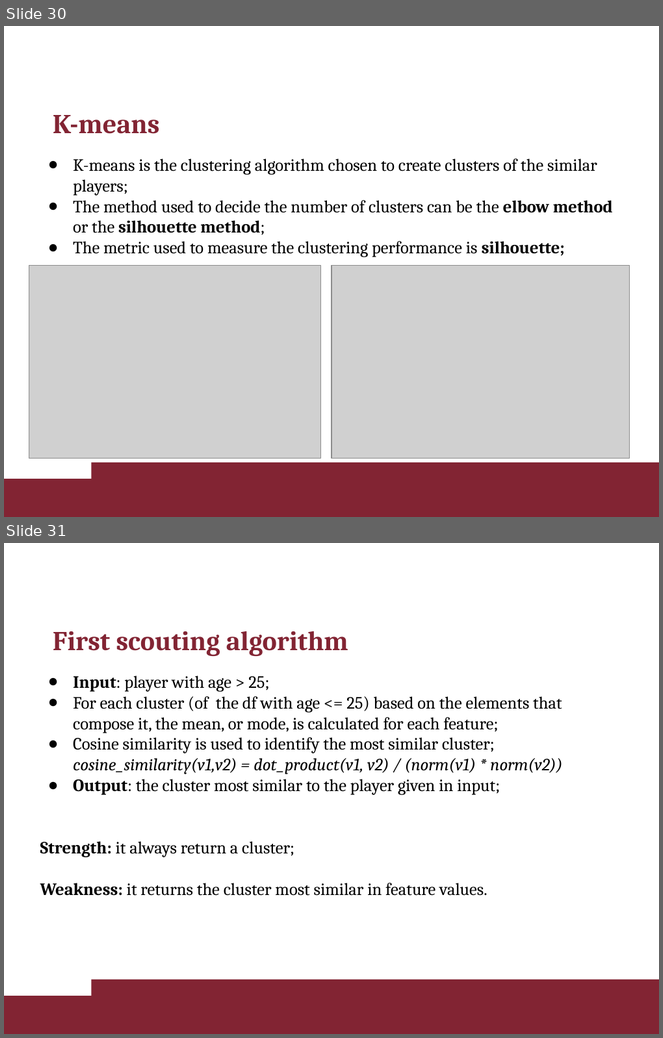
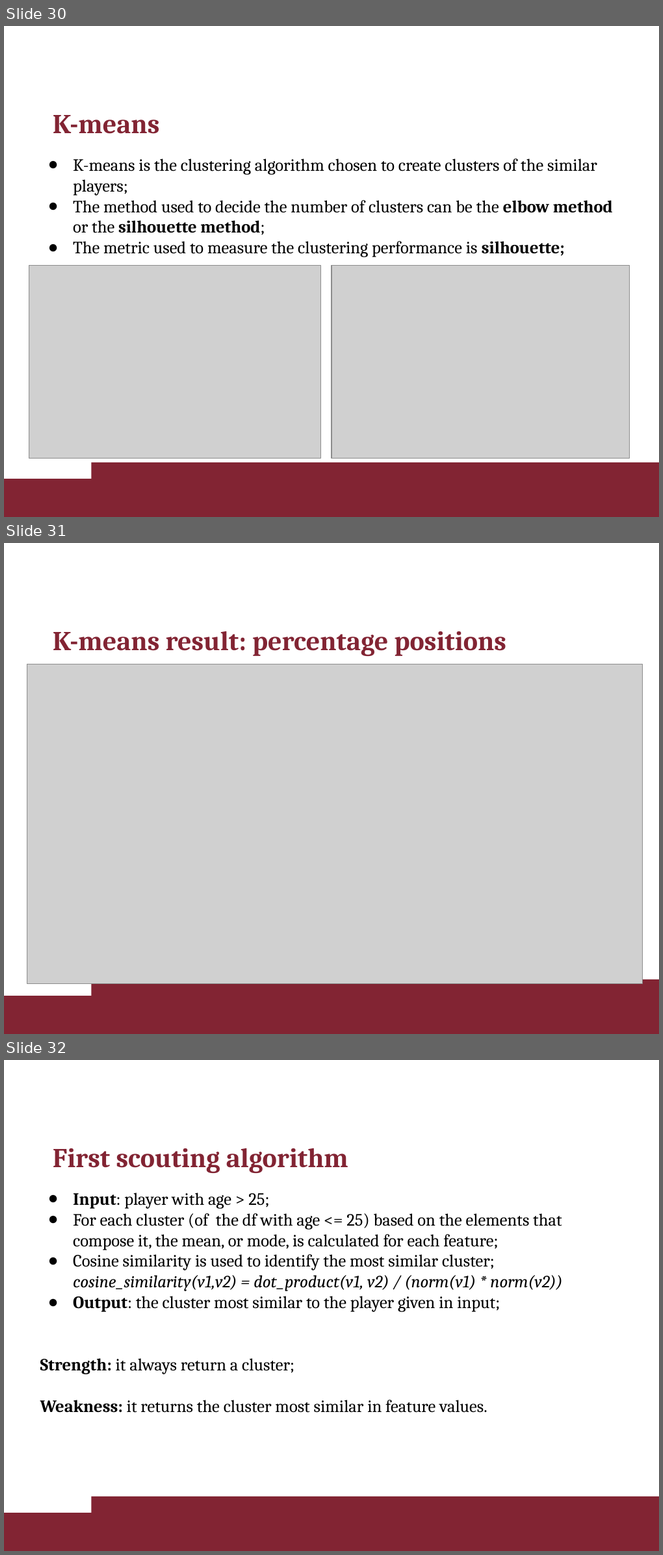
Before and after one commit to MarcoGuarino/Player-Valuation-Forecasting-and-Talent-Scouting, a slide deck: presentation.pptx. Shown one above the other, each under a label of ours: slides 30 and 31 before the commit, slides 30, 31 and 32 after it. The pictures are 663x1038 and 663x1555 pixels, drawn with LibreOffice and Linux fonts; fonts in the diff are those of the drawing; grey boxes stand for pictures; background and template pictures are left out. Boxes give left, top, right and bottom in pixels: in the first picture for what was removed or moved away, otherwise in the second. Text is boxed around its words. In the diff, an @@ line names an element or a change of style, - is before the commit and + after.

Commit message:
presentation + end

```diff
--- a/presentation.pptx
+++ b/presentation.pptx
@@ slide 31 added at box(4, 543, 659, 1034), background #FFFFFF; not listed: 2 template elements that a slide beside it also shows @@
@@ title added at box(53, 631, 506, 657), 30 pt, text #822433, bold @@
+K-means result: percentage positions
@@ picture added at box(27, 664, 643, 984) @@
@@ what was slide 31 is now slide 32 @@
```
Also in this commit, not shown: 2 other files.
